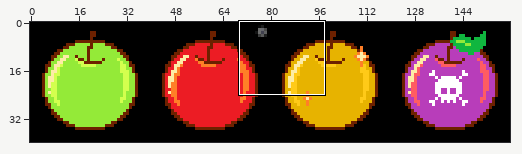
File history of a sprite sheet, applegame/applegame/images/apple.png. Above: a wide view before the commit, with the close-up outlined.
Close-up. As it was:
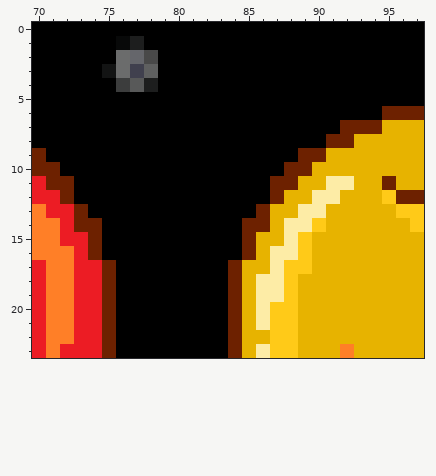
The file is 160x40 pixels. Colours within 5 levels of each other are drawn and written as one. Shown: x 70..97, y 0..23.
The same view after the edit:
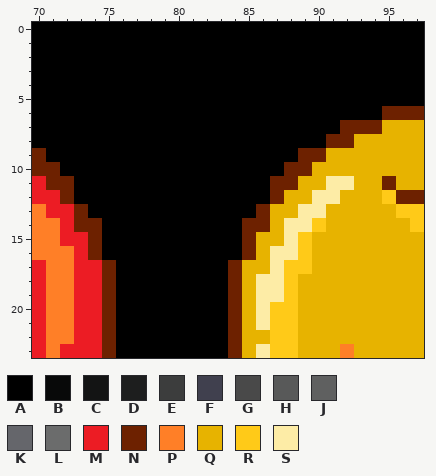
Palette (. is transparent): A #000000  B #080909  C #131414  D #1d1e1e  E #3c3d3d  F #40404e  G #494949  H #585959  J #5f6060  K #65666b  L #6b6c6c  M #ec1c24  N #6d2100  P #ff7f27  Q #e7b300  R #ffca18  S #fdeca6
Changes in this commit:
y 1: x 76..77 BD -> AA
y 2: x 76..78 LKG -> AAA
y 3: x 75..78 CLFJ -> AAAA
y 4: x 76..78 EHD -> AAA
Pixel boxes of the changes (left, top, right, bottom) in both close-ups:
changed: (102, 36, 158, 92)
